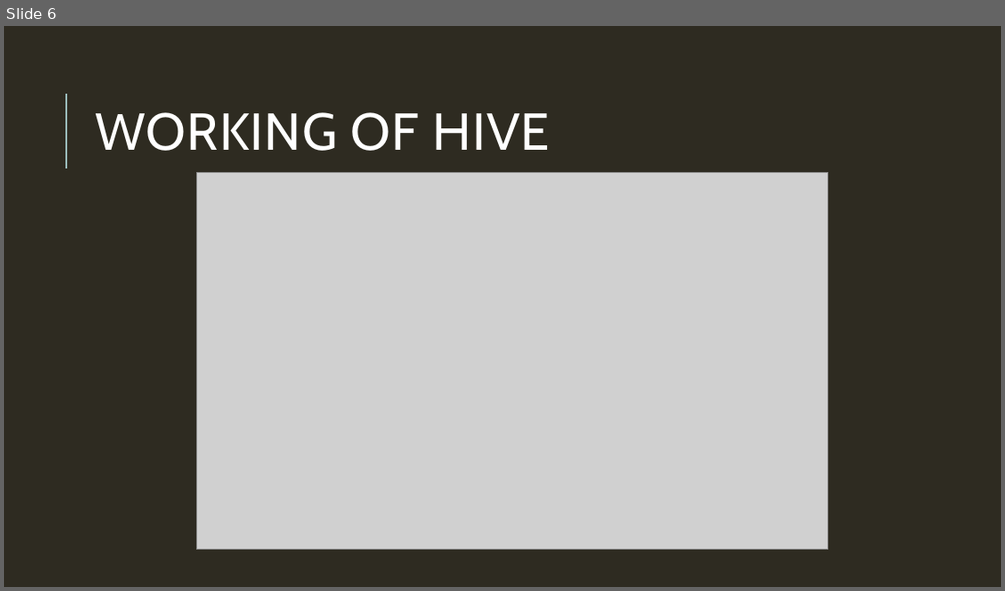
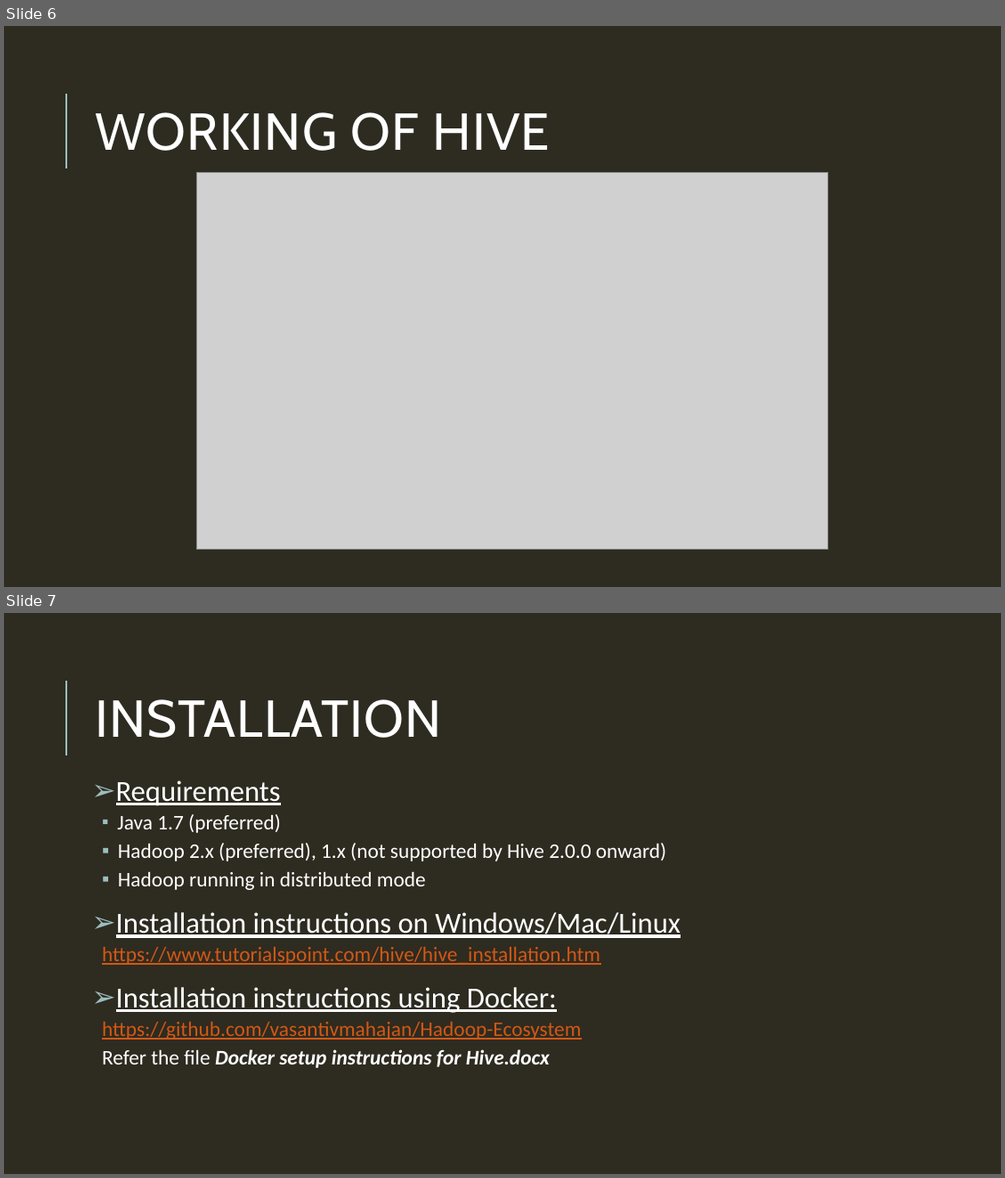
Before and after one commit to Tapadyuti1991/Hadoop-Ecosystem, a slide deck: Introduction to Hive.pptx. Shown one above the other, each under a label of ours: slide 6 before the commit, slides 6 and 7 after it. The pictures are 1005x591 and 1005x1178 pixels, drawn with LibreOffice and Linux fonts; fonts in the diff are those of the drawing; grey boxes stand for pictures. Boxes give left, top, right and bottom in pixels: in the first picture for what was removed or moved away, otherwise in the second. Text is boxed around its words. In the diff, an @@ line names an element or a change of style, - is before the commit and + after.

```diff
--- a/Introduction to Hive.pptx
+++ b/Introduction to Hive.pptx
@@ slide 7 added at [4, 613, 1001, 1174], background #2E2B21; not listed: 1 template element that a slide beside it also shows @@
@@ title added at [95, 699, 441, 738], 50 pt, text #FFFFFF @@
+INSTALLATION
@@ text added at [102, 780, 680, 1068], 20 pt, text #FFFFFF, underline @@
+➢ Requirements
+  ▪ Java 1.7 (preferred)
+  ▪ Hadoop 2.x (preferred), 1.x (not supported by Hive 2.0.0 onward)
+  ▪ Hadoop running in distributed mode
+➢ Installation instructions on Windows/Mac/Linux
+  https://www.tutorialspoint.com/hive/hive_installation.htm
+➢ Installation instructions using Docker:
+  https://github.com/vasantivmahajan/Hadoop-Ecosystem
+  Refer the file Docker setup instructions for Hive.docx
```
Also in this commit, not shown: 3 slides changed, 7 other slides added, 1 slide removed, 1 other file.
